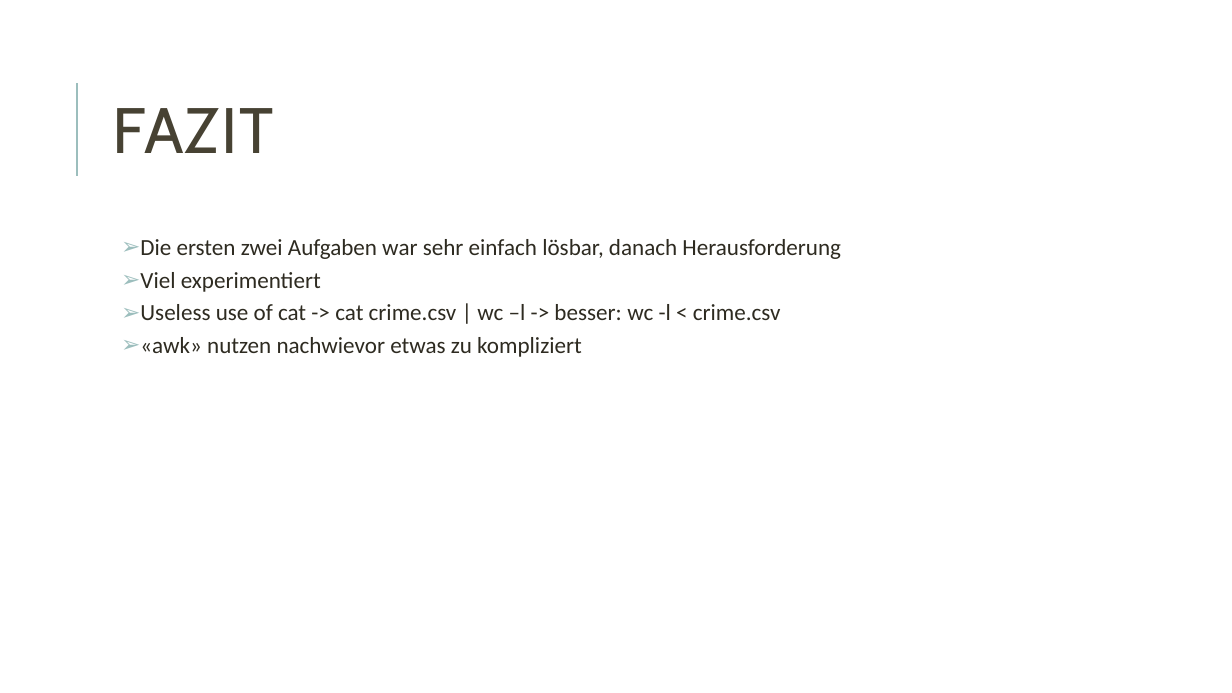
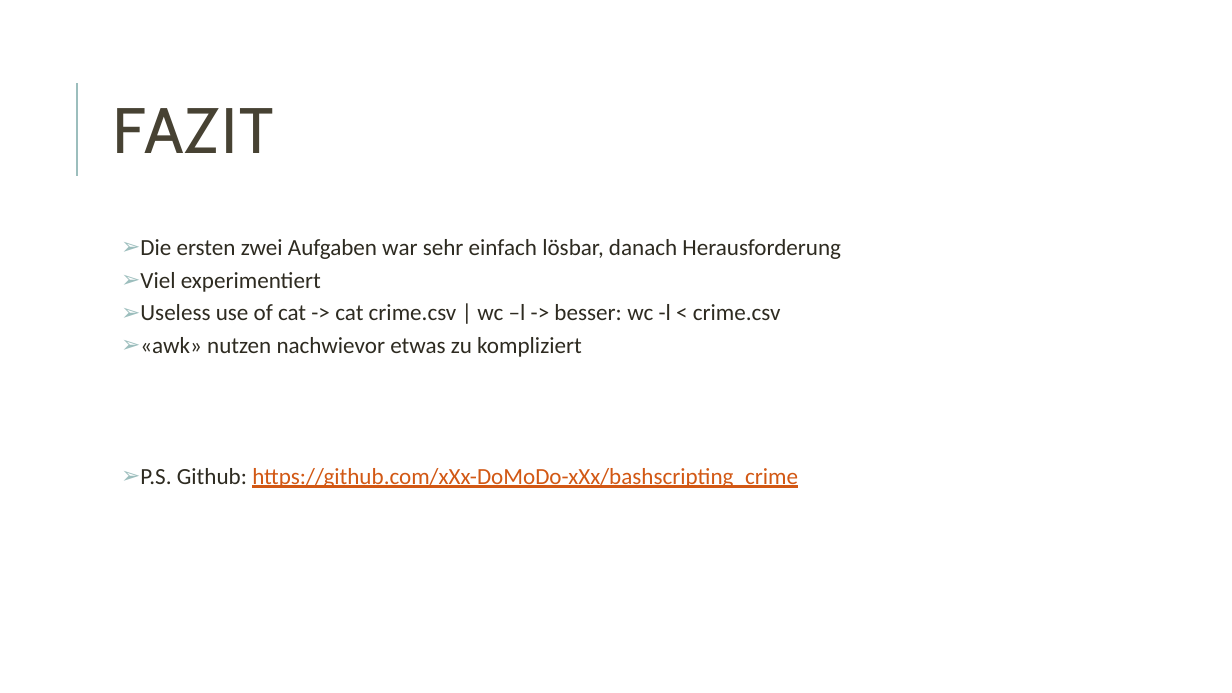
Before and after one commit to xXx-DoMoDo-xXx/bashscripting_crime, a slide deck: slide 9 of Bash-scripting-crime-statistic.pptx. Drawn at 1232x693 pixels with LibreOffice and Linux fonts; fonts in the diff are those of the drawing. Boxes give left, top, right and bottom in pixels: in the first picture for what was removed or moved away, otherwise in the second. Text is boxed around its words. In the diff, an @@ line names an element or a change of style, - is before the commit and + after.

```diff
--- a/Bash-scripting-crime-statistic.pptx
+++ b/Bash-scripting-crime-statistic.pptx
@@ text at box(140, 468, 798, 488): paragraph added @@
+  ➢ P.S. Github: https://github.com/xXx-DoMoDo-xXx/bashscripting_crime
```
Also in this commit, not shown: 2 other slides changed, 2 slides added.
